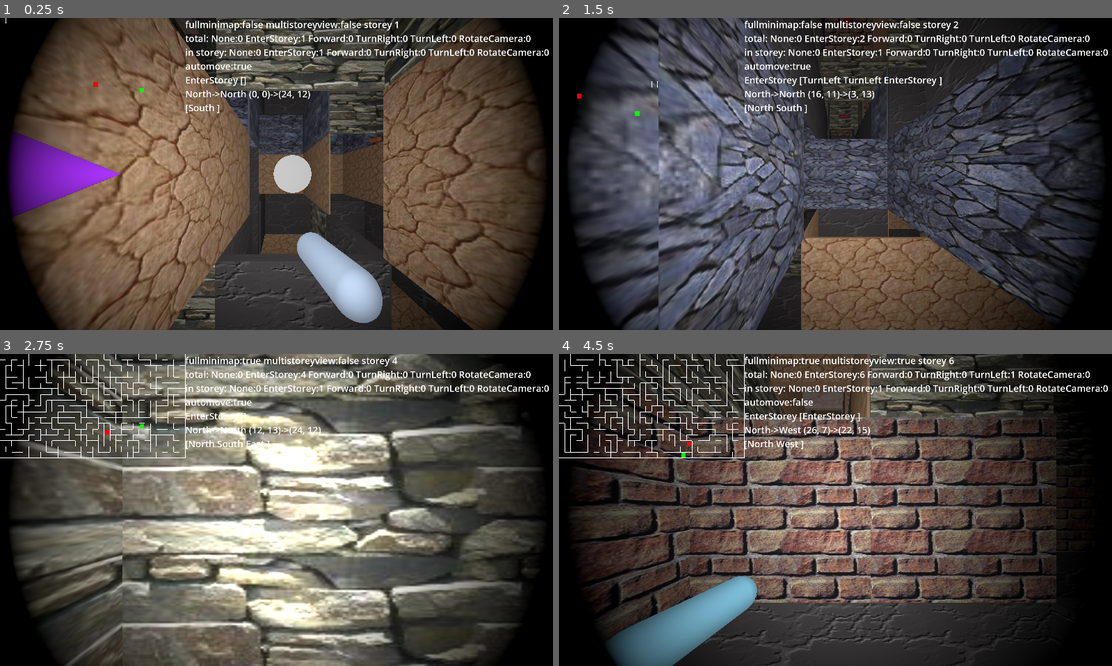
Above: before the commit, frames 1-4 (two rows, left to right).
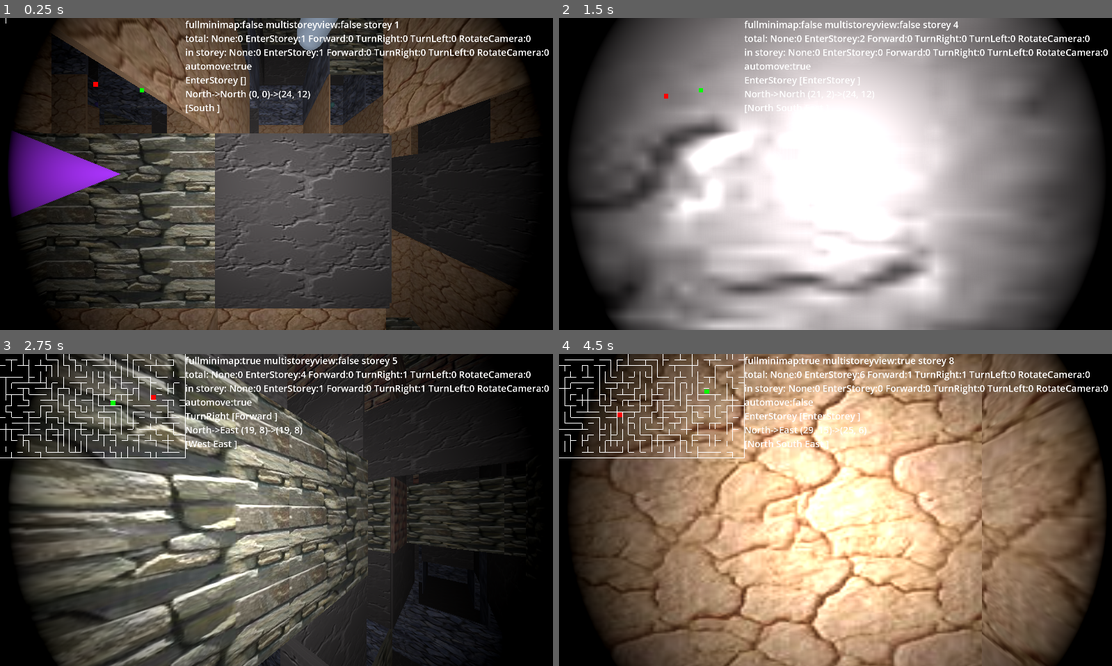
Above: after the commit, the same moments.

Repository: kasworld/gd4maze3d
Game: Godot game, scene res://main.tscn
The game is run twice, just before and just after one commit, with the same random seed, the same clock (stepped at 60 frames per second) and the same inputs.
Inputs (mouse positions are in pixels of both pictures, inside the frame that each line leads up to):
- Up to frame 1 (0.25 s): no input
- Up to frame 2 (1.5 s): tap Enter at 0.5, 0.6, 1.35 s; move the mouse to (957, 158) at 0.52 s; hold Right 0.53-1.28 s; click (957, 158) at 0.67 s; tap Space at 0.77 s; move the mouse to (724, 189) at 1.27 s; hold Down from 1.28 s (still down)
- Up to frame 3 (2.75 s): tap Space at 1.52 s; move the mouse to (331, 441) at 2.02 s; release Down at 2.03 s; hold Right from 2.03 s (still down); tap 1 at 2.1 s; tap Enter at 2.3 s
- Up to frame 4 (4.5 s): move the mouse to (807, 572) at 2.77 s; release Right at 2.78 s; hold Up 2.78-3.53 s; tap 2 at 2.85 s; click (807, 572) at 2.92 s; tap Space at 3.02, 3.77 s; tap Enter at 3.05, 3.8, 4.35 s; move the mouse to (1001, 556) at 3.52 s; hold Left from 3.53 s (still down); tap 3 at 3.6 s; move the mouse to (669, 463) at 4.27 s

The runs differ from the first frame. In frame 1, 64% of the frame differs, in the area x 2-99%, y 0-100%; in frame 2, 77%; in frame 3, 65%; in frame 4, 85%, in the area x 0-99%, y 0-100%.

Commit message:
scroll storey on enter

Diff:
--- a/character.gd
+++ b/character.gd
@@ -54,9 +54,7 @@
 		pos_dst = storey.rand_pos()
 	else:
 		pos_dst = storey.start_pos
-	#pos_dst = pos_src
 	dir_src = Storey.Dir.North
-	#dir_dst = dir_src
 	storey_act_stats = new_act_stats_dict()
 	act_queue.resize(0)
 	act_queue.append(Act.EnterStorey)
--- a/main.gd
+++ b/main.gd
@@ -8,6 +8,7 @@
 const StoreyCount = 7
 const StoreyPlay = int(StoreyCount/2)
 var storey_list :Array[Storey]
+
 func new_storey()->Storey:
 	var st = storey_scene.instantiate()
 	add_child(st)
@@ -43,11 +44,10 @@
 		pl.auto_move = true
 	for i in StoreyCount:
 		var st = new_storey()
-		st.view_floor_ceiling(false,false)
 		storey_list.append(st)
-	start_new_maze()
+	enter_new_storey()
 
-func start_new_maze()->void:
+func enter_new_storey()->void:
 	var todelst = storey_list.pop_front()
 	remove_child(todelst)
 	todelst.queue_free()
@@ -55,7 +55,7 @@
 	storey_list.push_back(toaddst)
 	for i in StoreyCount:
 		var posy = i - StoreyPlay
-		storey_list[i].position.y = posy
+		#storey_list[i].position.y = posy
 		storey_list[i].view_floor_ceiling(false,false)
 	storey_list[0].view_floor_ceiling(true,false)
 	storey_list[StoreyCount-1].view_floor_ceiling(false,true)
@@ -92,7 +92,7 @@
 		if pl.act_end(ani_dur): # true on act end
 			if i == 0:
 				if storey_list[StoreyPlay].is_goal_pos(pl.pos_src):
-					start_new_maze()
+					enter_new_storey()
 					return
 				if storey_list[StoreyPlay].is_capsule_pos(pl.pos_src) : # capsule encounter
 					pl.queue_act(Character.Act.RotateCamera)
@@ -137,9 +137,7 @@
 		elif event.keycode == KEY_SPACE:
 			player_list[0].queue_act(Character.Act.RotateCamera)
 		elif event.keycode == KEY_ENTER:
-			player_list[0].queue_act(Character.Act.EnterStorey)
-			player_list[0].pos_dst = storey_list[StoreyPlay].goal_pos
-
+			enter_new_storey()
 
 		else:
 			pass
@@ -163,6 +161,13 @@
 			animate_rotate_camera_by_dur(pl,dur)
 		Character.Act.EnterStorey:
 			animate_move_by_dur(pl, dur)
+			for i in StoreyCount:
+				animate_storey_y_by_dur(i,dur)
+
+# dur : 0 - 1 :second
+func animate_storey_y_by_dur(i :int, dur :float)->void:
+	var posy = i - StoreyPlay
+	storey_list[i].position.y = lerpf(posy+1, posy, dur)
 
 # dur : 0 - 1 :second
 func animate_move_by_dur(pl :Character, dur :float)->void:
